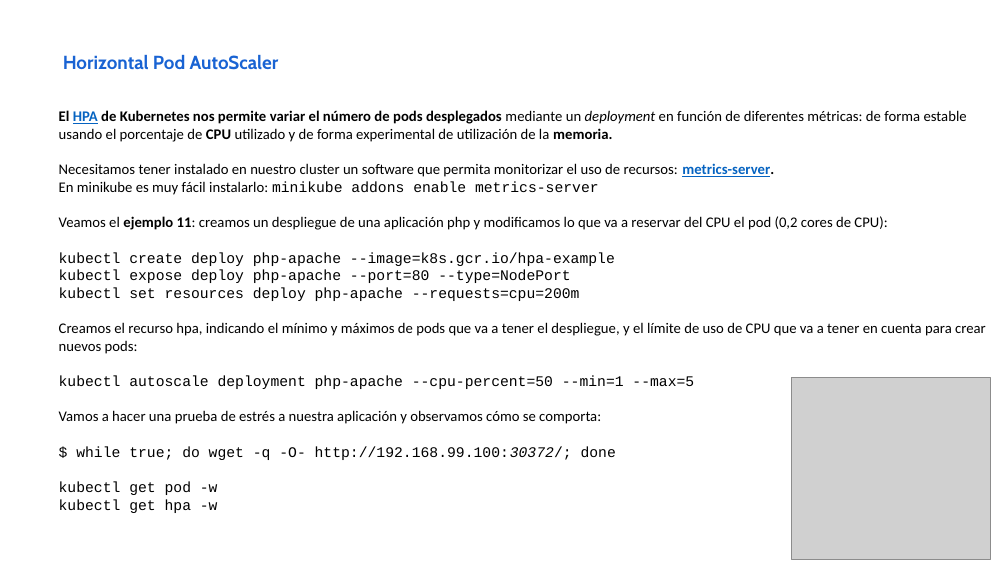
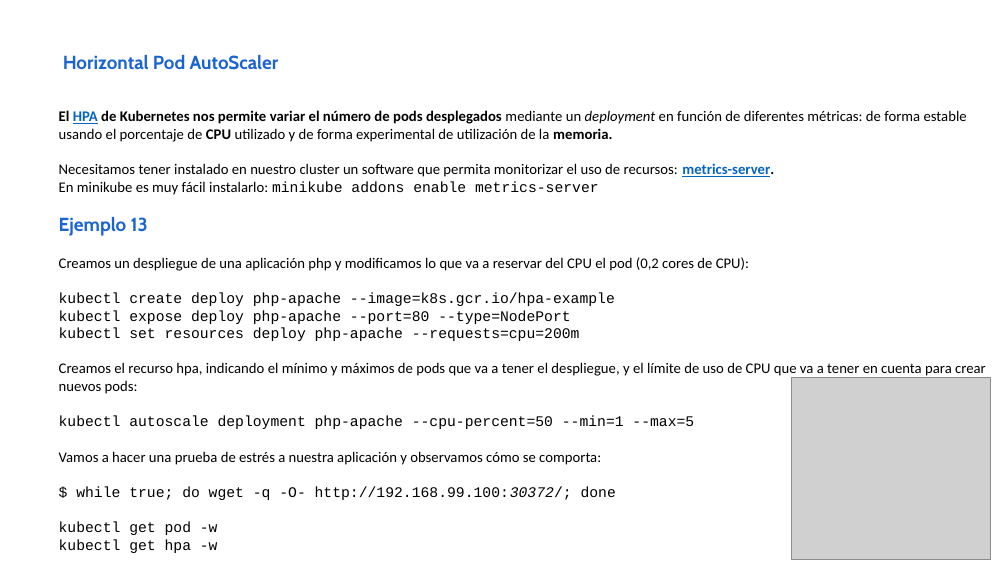
Before and after one commit to iesgn/curso_kubernetes_2020, a slide deck: slide 25 of unidad4/presentacion_unidad4.odp (slide 24 before the commit). Drawn at 1008x567 pixels with LibreOffice and Linux fonts; fonts in the diff are those of the drawing; grey boxes stand for pictures. Boxes give left, top, right and bottom in pixels: in the first picture for what was removed or moved away, otherwise in the second. Text is boxed around its words. In the diff, an @@ line names an element or a change of style, - is before the commit and + after.

```diff
--- a/unidad4/presentacion_unidad4.odp
+++ b/unidad4/presentacion_unidad4.odp
@@ text at bbox=[59, 217, 749, 271]: text changed @@
-Veamos el ejemplo 11: creamos un despliegue de una aplicación php y modificamos lo que va a reservar del CPU el pod (0,2 cores de CPU):
+Ejemplo 13
+Creamos un despliegue de una aplicación php y modificamos lo que va a reservar del CPU el pod (0,2 cores de CPU):
```
Also in this commit, not shown: 14 other slides changed, 1 slide added, 3 other files.
